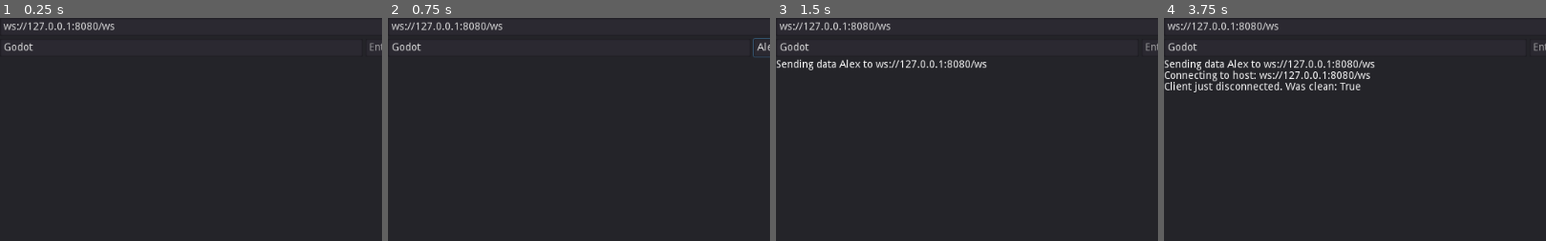
Above: before the commit, frames 1-4 (left to right).
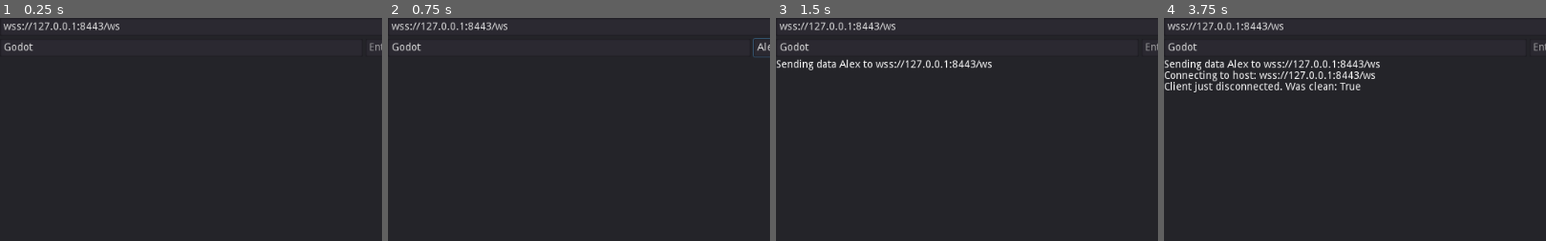
Above: after the commit, the same moments.

Repository: Mityuha/websockets
Game: Godot game, scene res://client.tscn
Same seed, same stepped clock (60 frames per second), same inputs: the game is played once before the commit and once after it.
Inputs (mouse positions are % of the whole screen's width and height, from its top left):
- Up to frame 1 (0.25 s): no input
- Up to frame 2 (0.75 s): click (72, 7) at 0.52 s; type "Alex" at 0.6 s
- Up to frame 3 (1.5 s): click "Send" at 1.25 s
- Up to frame 4 (3.75 s): click "Send" at 2 s; click "Send" at 2.75 s; click "Connect" at 3.5 s
The pictures show only the part of the screen within x 0-50%, y 0-50%; the shares and areas given below are measured in that part.

The runs differ from the first frame. In frame 1, 0.6% of the frame differs, in the area x 4-32%, y 1-6%; in frame 2, 0.6%; in frame 3, 1.2%; in frame 4, 1.7%, in the area x 4-57%, y 1-28%.

Commit message:
use ssl

Diff:
--- a/godot_client/client.gd
+++ b/godot_client/client.gd
@@ -16,6 +16,7 @@
 	node.add_text(str(msg) + "\n")
 
 func _init():
+	_client.verify_ssl = false
 	_client.connect("connection_established", self, "_client_connected")
 	_client.connect("connection_error", self, "_client_disconnected")
 	_client.connect("connection_closed", self, "_client_disconnected")
--- a/godot_client/client.tscn
+++ b/godot_client/client.tscn
@@ -33,7 +33,7 @@
 margin_right = 956.0
 margin_bottom = 24.0
 size_flags_horizontal = 3
-text = "ws://127.0.0.1:8080/ws"
+text = "wss://127.0.0.1:8443/ws"
 placeholder_text = "ws://my.server/path/"
 
 [node name="Connect" type="Button" parent="Panel/VBoxContainer/Connect"]
@@ -49,15 +49,15 @@
 margin_bottom = 52.0
 
 [node name="UserName" type="LineEdit" parent="Panel/VBoxContainer/Send"]
-margin_right = 100.0
+margin_right = 486.0
 margin_bottom = 24.0
 size_flags_horizontal = 3
 text = "Godot"
 placeholder_text = "Enter some text to send..."
 
 [node name="LineEdit" type="LineEdit" parent="Panel/VBoxContainer/Send"]
-margin_left = 110.0
-margin_right = 970.0
+margin_left = 490.0
+margin_right = 976.0
 margin_bottom = 24.0
 size_flags_horizontal = 3
 placeholder_text = "Enter some text to send..."
